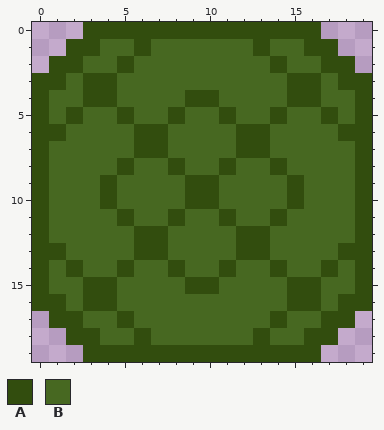
A pixel-art sprite gets an edit: images/snakebody.png. The picture above is the old version.
The file is 20x20 pixels.
Palette (. is transparent): A #324d0e  B #476821
Pixels before, first column x 0:
 0 ...AAAAAAAAAAAAAA...
 1 ..AABBABBBBBBABBAA..
 2 .AABBABBBBBBBBABBAA.
 3 AABAABBBBBBBBBBAABAA
 4 ABBAABBBBAABBBBAABBA
 5 ABABBABBABBABBABBABA
 6 AABBBBAABBBBAABBBBAA
 7 ABBBBBAABBBBAABBBBBA
 8 ABBBBABBABBABBABBBBA
 9 ABBBABBBBAABBBBABBBA
10 ABBBABBBBAABBBBABBBA
11 ABBBBABBABBABBABBBBA
12 ABBBBBAABBBBAABBBBBA
13 AABBBBAABBBBAABBBBAA
14 ABABBABBABBABBABBABA
15 ABBAABBBBAABBBBAABBA
16 AABAABBBBBBBBBBAABAA
17 .AABBABBBBBBBBABBAA.
18 ..AABBABBBBBBABBAA..
19 ...AAAAAAAAAAAAAA...
After the commit:
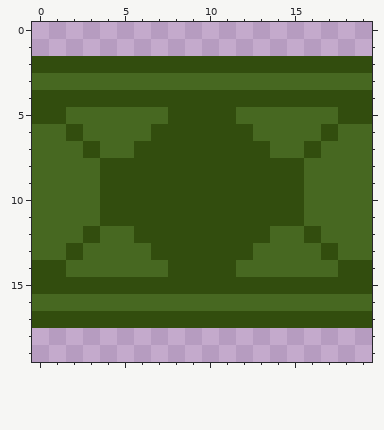
The exact change:
The edit adds colour A in row 2 at x 0 and 19; in row 17 at x 0 and 19.
Colour B gives way to colour A in row 2 at x 3 to 4, 6 to 13 and 15 to 16; in row 4 at x 1 to 2, 5 to 8, 11 to 14 and 17 to 18; in row 5 at x 1, 9 to 10 and 18; in row 6 at x 2, 8 to 11 and 17; in row 7 at x 3, 8 to 11 and 16; in row 8 at x 4, 6 to 7, 9 to 10, 12 to 13 and 15.
Colour B gives way to colour A in rows 9 to 10 at x 5 to 8 and 11 to 14; in row 11 at x 4, 6 to 7, 9 to 10, 12 to 13 and 15; in row 12 at x 3, 8 to 11 and 16; in row 13 at x 2, 8 to 11 and 17; in row 14 at x 1, 9 to 10 and 18; in row 15 at x 1 to 2, 5 to 8, 11 to 14 and 17 to 18.
Colour B gives way to colour A in row 17 at x 3 to 4, 6 to 13 and 15 to 16.
Colour A gives way to colour B in row 3 at x 0 to 1, 3 to 4, 15 to 16 and 18 to 19; in row 5 at x 2, 5, 14 and 17; in row 6 at x 0 to 1, 6, 13 and 18 to 19; in rows 7 to 12 at x 0 and 19; in row 13 at x 0 to 1, 6, 13 and 18 to 19; in row 14 at x 2, 5, 14 and 17.
Colour A gives way to colour B in row 16 at x 0 to 1, 3 to 4, 15 to 16 and 18 to 19.
The author cleared colour A in row 0 at x 3 to 16; in row 1 at x 2 to 3, 6, 13 and 16 to 17; in row 18 at x 2 to 3, 6, 13 and 16 to 17; in row 19 at x 3 to 16.
The author cleared colour B in row 1 at x 4 to 5, 7 to 12 and 14 to 15; in row 18 at x 4 to 5, 7 to 12 and 14 to 15.
